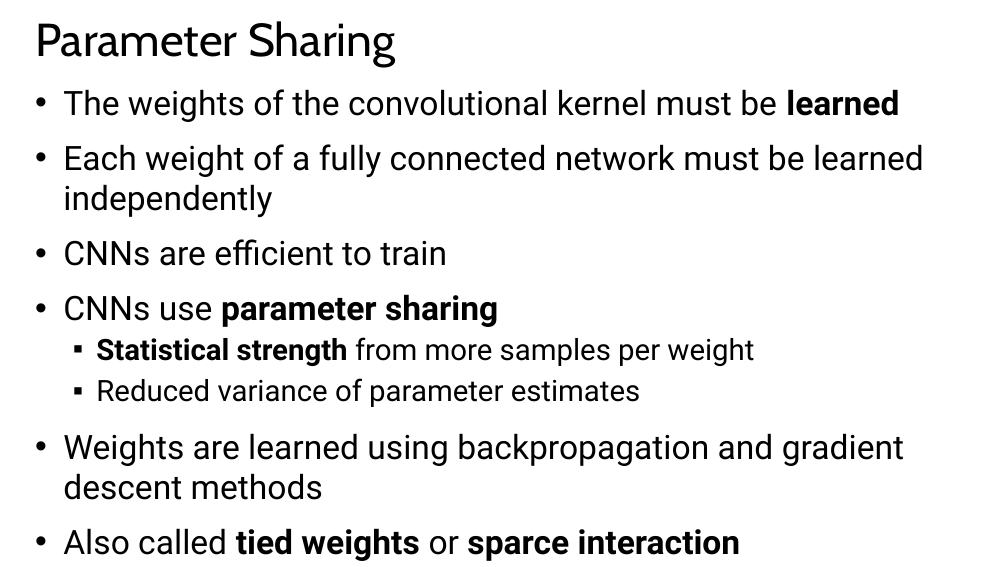
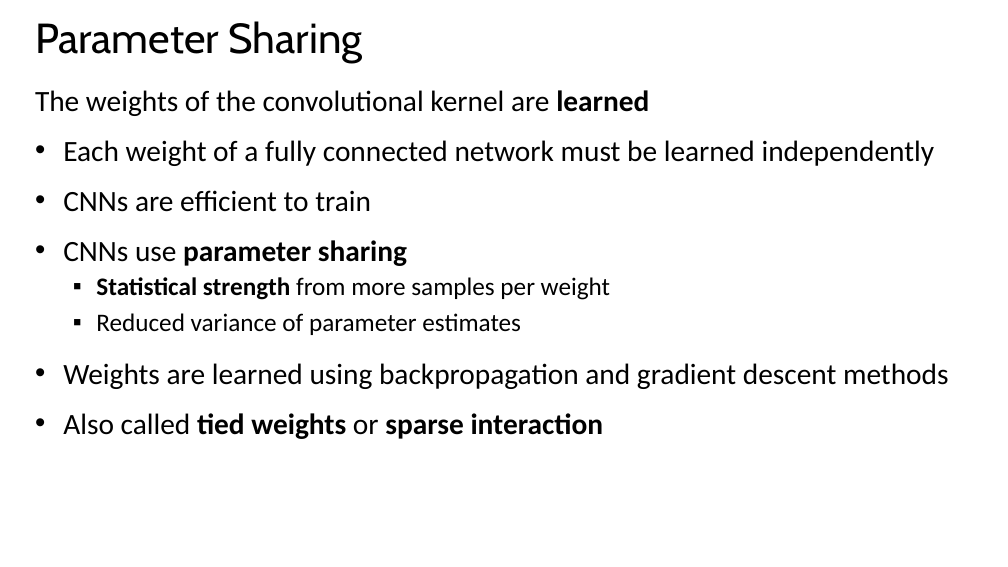
Before and after one commit to StephenElston/CSCI-E25, a slide deck: slide 14 of Slides/6_ConvolutionalNNs.pptx (slide 12 before the commit). Drawn at 1008x567 pixels with LibreOffice and Linux fonts; fonts in the diff are those of the drawing. Boxes give left, top, right and bottom in pixels: in the first picture for what was removed or moved away, otherwise in the second. Text is boxed around its words. In the diff, an @@ line names an element or a change of style, - is before the commit and + after.

```diff
--- a/Slides/6_ConvolutionalNNs.pptx
+++ b/Slides/6_ConvolutionalNNs.pptx
@@ title "Parameter Sharing" at <box>35,21,363,63</box>: size 44 to 40 pt @@
@@ text at <box>35,90,649,116</box>: text changed; size 32 to 28 pt; font Roboto to Calibri @@
-• The weights of the convolutional kernel must be learned
+The weights of the convolutional kernel are learned
@@ text at <box>63,140,949,389</box>: size 32 to 28 pt in "Each weight of a fully connected network ...", "CNNs are efficient to train", "CNNs use parameter sharing", "Weights are learned using backpropagation and gradient ..."; font Roboto to Calibri in "Each weight of a fully connected network ...", "CNNs are efficient to train", "CNNs use parameter sharing", "Statistical strength from more samples per weight" and 2 more places; size 28 to 24 pt in "Statistical strength from more samples per weight", "Reduced variance of parameter estimates" @@
@@ text at <box>63,413,604,439</box>: text changed; size 32 to 28 pt; font Roboto to Calibri @@
-• Also called tied weights or sparce interaction
+• Also called tied weights or sparse interaction
```
Also in this commit, not shown: 11 other slides changed, 4 slides added, 1 other file.
